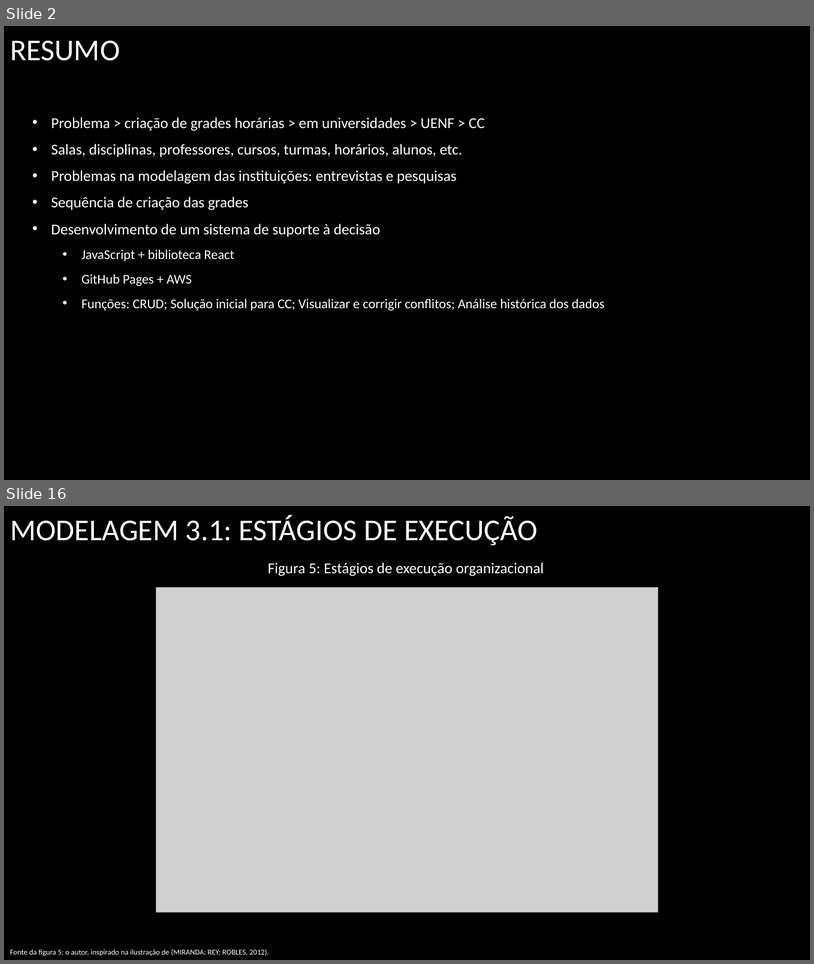
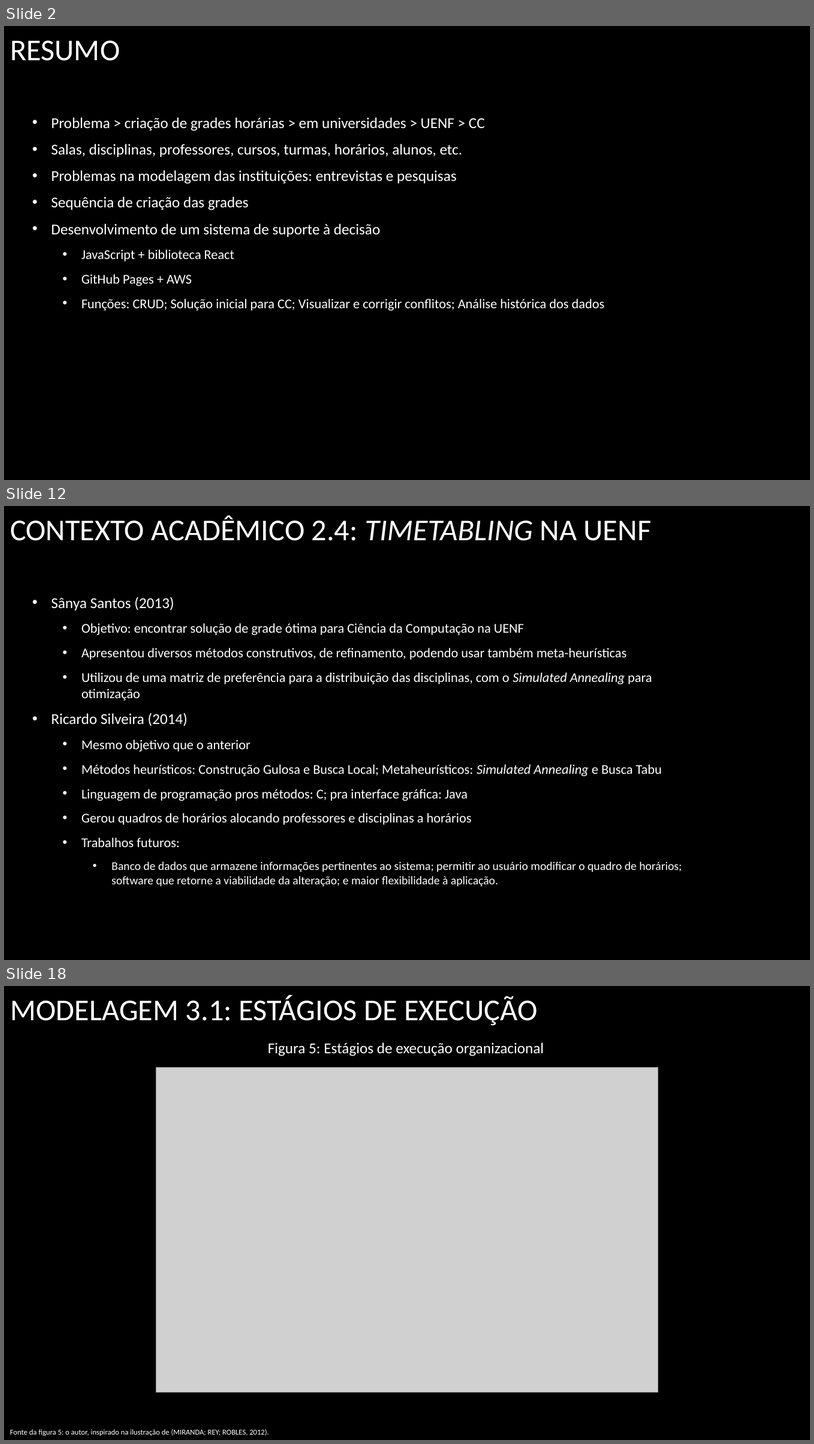
Before and after one commit to UENF-Organizacao-de-Disciplinas/INF01131-Monografia, a slide deck: Files/Apresentações/Apresentação Final.pptx. Shown one above the other, each under a label of ours: slides 2 and 16 before the commit, slides 2, 12 and 18 after it; the slides between them are not shown. The pictures are 814x964 and 814x1444 pixels, drawn with LibreOffice and Linux fonts; fonts in the diff are those of the drawing; grey boxes stand for pictures; background and template pictures are left out. Boxes give left, top, right and bottom in pixels: in the first picture for what was removed or moved away, otherwise in the second. Text is boxed around its words. In the diff, an @@ line names an element or a change of style, - is before the commit and + after.

```diff
--- a/Files/Apresentações/Apresentação Final.pptx
+++ b/Files/Apresentações/Apresentação Final.pptx
@@ slide 12 added at box(4, 506, 810, 960), background picture (left out) @@
@@ text added at box(10, 515, 652, 541), 36 pt, text #FFFFFF @@
+CONTEXTO ACADÊMICO 2.4: TIMETABLING NA UENF
@@ text added at box(51, 597, 682, 886), 16 pt, text #FFFFFF @@
+• Sânya Santos (2013)
+  • Objetivo: encontrar solução de grade ótima para Ciência da Computação na UENF
+  • Apresentou diversos métodos construtivos, de refinamento, podendo usar também meta-heurísticas
+  • Utilizou de uma matriz de preferência para a distribuição das disciplinas, com o Simulated Annealing para otimização
+• Ricardo Silveira (2014)
+  • Mesmo objetivo que o anterior
+  • Métodos heurísticos: Construção Gulosa e Busca Local; Metaheurísticos: Simulated Annealing e Busca Tabu
+  • Linguagem de programação pros métodos: C; pra interface gráfica: Java
+  • Gerou quadros de horários alocando professores e disciplinas a horários
+  • Trabalhos futuros:
+    • Banco de dados que armazene informações pertinentes ao sistema; permitir ao usuário modificar o quadro de horários; software que retorne a viabilidade da alteração; e maior flexibilidade à aplicação.
@@ what was slide 16 is now slide 18 @@
```
Also in this commit, not shown: 9 slides changed, 5 other slides added, 4 slides removed.
